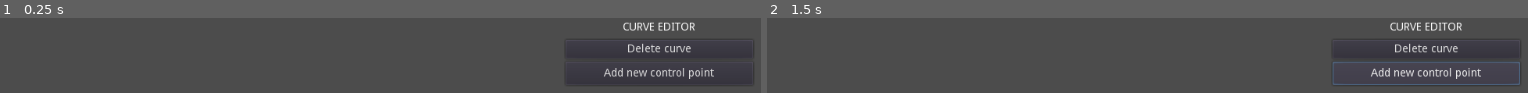
Above: before the commit, frames 1-2 (left to right).
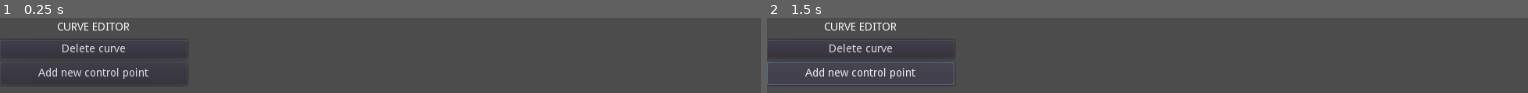
Above: after the commit, the same moments.

Repository: ZucchiniKing12/BezCurveMaker
Game: Godot game, scene res://Main/Main.tscn
Same seed, same stepped clock (60 frames per second), same inputs: the game is played once before the commit and once after it.
Inputs:
- Up to frame 1 (0.25 s): no input
- Up to frame 2 (1.5 s): click "Add new control point" at 0.5 s; click "Add new control point" at 1.25 s

The runs differ from the first frame. In frame 1, 4.0% of the frame differs, in the area x 1-98%, y 5-88%; in frame 2, 5.0%, in the area x 0-99%, y 5-90%.

Commit message:
changed the layout a little bit for better web deployment

Diff:
--- a/Main/Main.gd
+++ b/Main/Main.gd
@@ -3,7 +3,7 @@
 func _ready():
 	# add the editor as a child so we can see it in the viewport
 	add_child(CurveEditor)
-	CurveEditor.set_position(Vector2(get_viewport().size.x - 300, 0))
+	CurveEditor.set_position(Vector2(0, 0))
 
 func _input(event):
 	if event is InputEventMouseButton:
@@ -21,7 +21,7 @@
 	return newcurve
 
 func is_mouse_over_editor():
-	return get_global_mouse_position().x >= CurveEditor.rect_global_position.x
+	return get_global_mouse_position().x <= 240
 
 var render_configs: Dictionary
 
--- a/UI/EditMenu/CurveEditor.gd
+++ b/UI/EditMenu/CurveEditor.gd
@@ -38,7 +38,7 @@
 		return
 	if !current_curve:
 		return
-	var newcpoint = current_curve.create_new_cpoint(Vector2(0, 0), false)
+	var newcpoint = current_curve.create_new_cpoint(Vector2(260, 20), false)
 	create_CPE(newcpoint)
 
 func _on_DeleteButton_pressed():
Not shown, added: Export/BezCurveMaker.apple-touch-icon.png.import
Not shown, added: Export/BezCurveMaker.icon.png.import
Not shown, added: Export/BezCurveMaker.png.import
Not shown, changed: export_presets.cfg
Not shown, added: Export/BezCurveMaker.apple-touch-icon.png
Not shown, added: Export/BezCurveMaker.audio.worklet.js
Not shown, added: Export/BezCurveMaker.html
Not shown, added: Export/BezCurveMaker.icon.png
Not shown, added: Export/BezCurveMaker.js
Not shown, added: Export/BezCurveMaker.pck
Not shown, added: Export/BezCurveMaker.png
Not shown, added: Export/BezCurveMaker.wasm
